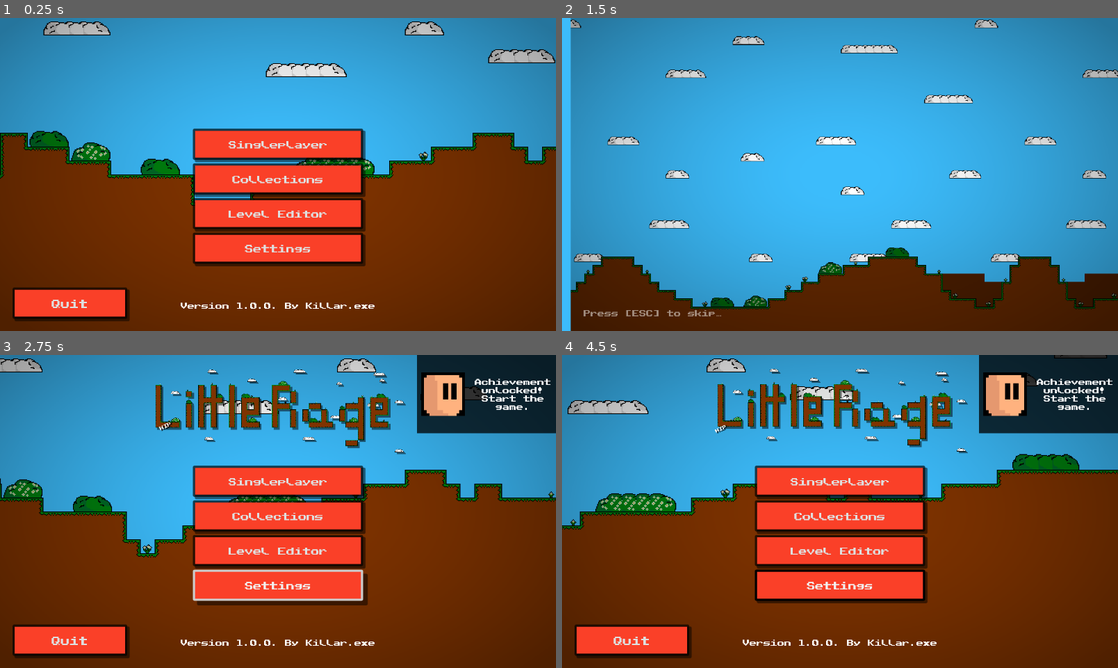
Above: before the commit, frames 1-4 (two rows, left to right).
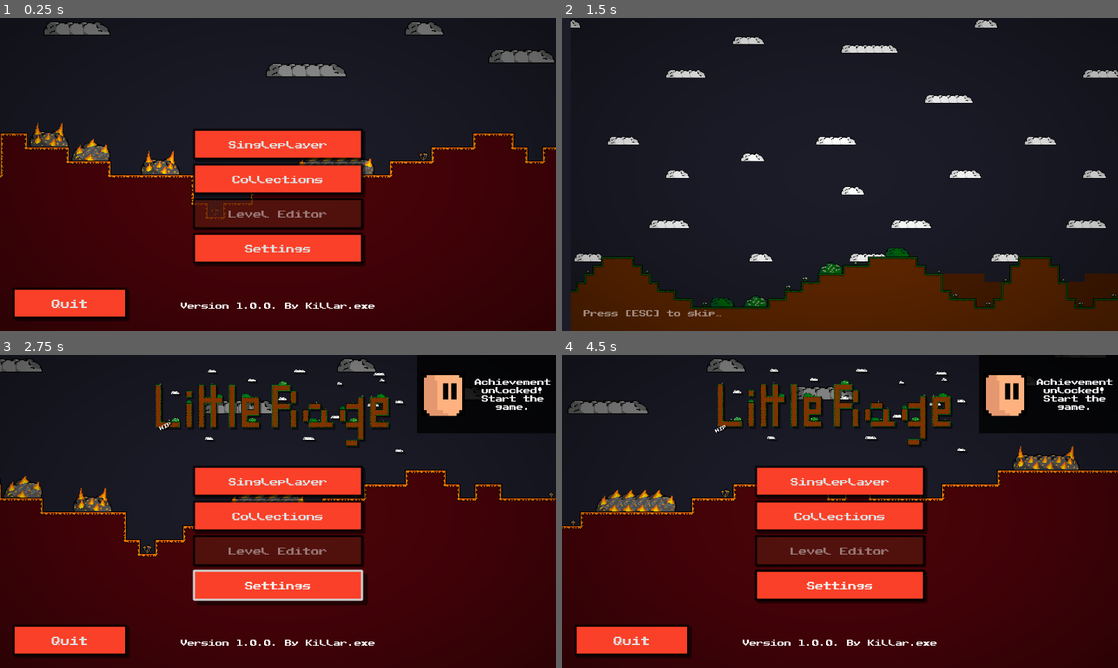
Above: after the commit, the same moments.

Repository: Killarexe/Little-Rage
Game: Godot game, scene res://scenes/uis/MainMenu.tscn
Two runs of this game, one before a commit and one after it. Both use one fixed random seed, a clock stepped at 60 frames per second and the inputs below.
Inputs (mouse positions are in pixels of both pictures, inside the frame that each line leads up to):
- Up to frame 1 (0.25 s): no input
- Up to frame 2 (1.5 s): click (840, 305) at 0.5 s; tap Enter at 1.25 s; move the mouse to (962, 158) at 1.27 s; press the mouse at (962, 158) at 1.28 s; hold Right (right) from 1.28 s (still down)
- Up to frame 3 (2.75 s): tap Space (jump) at 1.52 s; release Right (right) at 2 s; release the mouse at (400, 495) at 2 s; drag from (166, 527) to (250, 574) at 2.02 s
- Up to frame 4 (4.5 s): move the mouse to (895, 442) at 2.77 s; hold Left (left) 2.78-3.5 s; hold Right mouse button (right_click) 2.78-3.5 s; drag from (812, 574) to (673, 464) at 3.52 s; move the mouse to (1006, 558) at 4.27 s; hold Right (right) from 4.28 s (still down); hold Middle mouse button (middle_click) from 4.28 s (still down)

The runs differ from the first frame. In frame 1, 88% of the frame differs, in the area x 0-100%, y 0-100%; in frame 2, 80%; in frame 3, 84%; in frame 4, 83%.

Commit message:
Add level theme textures & random level themes on menus

Diff:
--- a/data/levels/level_7.tres
+++ b/data/levels/level_7.tres
@@ -8,7 +8,6 @@
 name = "Level 7"
 is_hidden = true
 description = "message.level.description.level_seven"
-mode = 0
 y_limit = 256
 scene = ExtResource("1_ho5fe")
 level_theme = 1
--- a/data/levels/level_9.tres
+++ b/data/levels/level_9.tres
@@ -8,8 +8,7 @@
 name = "Level 9"
 is_hidden = true
 description = "message.level.description.level_nine"
-mode = 0
 y_limit = 512
 scene = ExtResource("1_8xbfn")
-level_theme = 0
+level_theme = 1
 difficulty = 2
--- a/scenes/uis/MainMenu.tscn
+++ b/scenes/uis/MainMenu.tscn
@@ -389,6 +389,7 @@
 layout_mode = 2
 theme = ExtResource("1_fjp12")
 theme_override_font_sizes/font_size = 19
+disabled = true
 text = "button.level_editor"
 
 [node name="SettingsButton" type="Button" parent="CanvasLayer/VBoxContainer"]
--- a/scripts/level/Level.gd
+++ b/scripts/level/Level.gd
@@ -1,22 +1,36 @@
 extends ResourceElement
 class_name Level
 
-enum LevelTheme{
+enum LevelTheme {
 	PLAINS,
 	CAVES,
-	HEAVEN,
 	VOLCANO,
-	DESERT,
-	ICE_DESERT
+	MOUNTAINS
 }
 
-enum Difficulty{
+enum Difficulty {
 	BEGINER_FRIENDLY,
 	EASY,
 	NORMAL,
 	HARD,
 	EXTREME
 }
+
+const DIFFICULTY_STRS: Array[String] = [
+	"label.level.difficulty.beginer_friendly",
+	"label.level.difficulty.easy",
+	"label.level.difficulty.normal",
+	"label.level.difficulty.hard",
+	"label.level.difficulty.extreme"
+]
+
+const DIFFICULTY_COLORS: Array[Color] = [
+	Color.LIME_GREEN,
+	Color.SEA_GREEN,
+	Color.GREEN_YELLOW,
+	Color.ORANGE_RED,
+	Color.RED
+]
 
 const DEFAULT_NAME: String = "MyLevel"
 const DEFAULT_Y_LIMIT: int = 512
@@ -31,30 +45,24 @@
 @export var level_theme: LevelTheme = LevelTheme.PLAINS
 @export var difficulty: Difficulty = DEFAULT_DIFFICULTY
 
-static func difficulty_to_str(level_diffuculty: Difficulty) -> String:
-	match level_diffuculty:
-		Difficulty.BEGINER_FRIENDLY:
-			return "label.level.difficulty.beginer_friendly"
-		Difficulty.EASY:
-			return "label.level.difficulty.easy"
-		Difficulty.NORMAL:
-			return "label.level.difficulty.normal"
-		Difficulty.HARD:
-			return "label.level.difficulty.hard"
-		Difficulty.EXTREME:
-			return "label.level.difficulty.extreme"
+static func get_level_theme_color(level_theme: LevelTheme) -> Color:
+	match level_theme:
+		LevelTheme.PLAINS:
+			return Color.hex(0x3CBCFCFF)
+		LevelTheme.CAVES:
+			return Color.hex(0x1b1c28FF)
+		LevelTheme.VOLCANO:
+			return Color.hex(0x1b1c28FF)
+		LevelTheme.MOUNTAINS:
+			Color.hex(0x80cff7FF)
+	return Color.hex(0x3CBCFCFF)
+
+static func difficulty_to_str(level_difficulty: Difficulty) -> String:
+	if level_difficulty < DIFFICULTY_STRS.size():
+		return DIFFICULTY_STRS[level_difficulty]
 	return "label.unknown"
 
-static func difficulty_to_color(level_diffuculty: Level.Difficulty) -> Color:
-	match level_diffuculty:
-		Level.Difficulty.BEGINER_FRIENDLY:
-			return Color.LIME_GREEN
-		Level.Difficulty.EASY:
-			return Color.SEA_GREEN
-		Level.Difficulty.NORMAL:
-			return Color.GREEN_YELLOW
-		Level.Difficulty.HARD:
-			return Color.ORANGE_RED
-		Level.Difficulty.EXTREME:
-			return Color.RED
+static func difficulty_to_color(level_difficulty: Level.Difficulty) -> Color:
+	if level_difficulty < DIFFICULTY_COLORS.size():
+		return DIFFICULTY_COLORS[level_difficulty]
 	return Color.SEA_GREEN
--- a/scripts/level/LevelManager.gd
+++ b/scripts/level/LevelManager.gd
@@ -4,7 +4,9 @@
 const EXTERNAL_LEVELS_DIR: String = "user://levels"
 const TILEMAP_TEXTURES_DIR: String = "res://assets/textures/tilesets/"
 const TILEMAP_TEXTURES_MAP: Array = [
-	["plains", "plains_old", "plains_christmas", "plains"]
+	["plains", "plains_old", "plains_christmas", "plains"],
+	["caves", "caves", "caves", "caves"],
+	["volcano", "volcano", "volcano", "volcano"]
 ]
 
 var levels: Array[Level] = []
@@ -83,13 +85,6 @@
 		return load(file_path) as CompressedTexture2D
 	return load(TILEMAP_TEXTURES_DIR + "plains.png") as CompressedTexture2D
 
-func get_random_tilemap_texture() -> Texture2D:
-	var tilemaps: Array = TILEMAP_TEXTURES_MAP[randi_range(0, TILEMAP_TEXTURES_MAP.size() - 1)]
-	var file_path: String = TILEMAP_TEXTURES_DIR + tilemaps[0] + ".png"
-	if FileAccess.file_exists(file_path):
-		return load(file_path) as CompressedTexture2D
-	return load(TILEMAP_TEXTURES_DIR + "plains.png") as CompressedTexture2D
-
 func delete_level(level_id: String) -> bool:
 	print_rich("[b]Try Deleting '%s/%s.tres'[/b]" % [EXTERNAL_LEVELS_DIR, level_id])
 	var level_dir: DirAccess = DirAccess.open(EXTERNAL_LEVELS_DIR)
--- a/scripts/level/LevelPlayer.gd
+++ b/scripts/level/LevelPlayer.gd
@@ -17,11 +17,21 @@
 
 func _ready() -> void:
 	add_to_group("Level")
-	var tilemap_texture: Texture2D = LevelManager.get_tilemap_texture()
+	var level: Level = LevelManager.get_current_level()
+	if level != null:
+		set_level_theme(level.level_theme)
+	if mode == Mode.PLAY:
+		spawn_player()
+
+func set_random_level_theme() -> void:
+	set_level_theme(randi_range(0, LevelManager.TILEMAP_TEXTURES_MAP.size() - 1))
+
+func set_level_theme(level_theme: Level.LevelTheme) -> void:
+	var tilemaps: Array = LevelManager.TILEMAP_TEXTURES_MAP[level_theme]
+	var tilemap_texture: CompressedTexture2D = load(LevelManager.TILEMAP_TEXTURES_DIR + tilemaps[Game.current_event] + ".png")
 	ground.tile_set.get_source(1).texture = tilemap_texture
 	background.tile_set.get_source(1).texture = tilemap_texture
-	if mode == Mode.PLAY:
-		spawn_player()
+	RenderingServer.set_default_clear_color(Level.get_level_theme_color(level_theme))
 
 func finish_level(player: PlayerComponent) -> void:
 	var parent: Node = get_parent()
--- a/scripts/uis/SceneManager.gd
+++ b/scripts/uis/SceneManager.gd
@@ -7,6 +7,7 @@
 	texture_rect.mouse_filter = Control.MOUSE_FILTER_STOP
 	texture_rect.modulate = Color.WHITE
 	texture_rect.visible = true
+	texture_rect.color = RenderingServer.get_default_clear_color()
 
 func end() -> void:
 	texture_rect.mouse_filter = Control.MOUSE_FILTER_IGNORE
--- a/scripts/uis/main_menu/MainMenu.gd
+++ b/scripts/uis/main_menu/MainMenu.gd
@@ -11,9 +11,8 @@
 	var easter_title_screen: bool = Game.has_unlocked_unhiddens()
 	var animation: String = "start_menu"
 	var music: String = "title_screen"
-	var tilemap_texture: Texture2D = LevelManager.get_random_tilemap_texture()
-	level.ground.tile_set.get_source(1).texture = tilemap_texture
-	level.background.tile_set.get_source(1).texture = tilemap_texture
+
+	level.set_random_level_theme()
 
 	if Game.current_event == Game.Event.CHRISTMAS:
 		music = "title_screen_christmas_special"
@@ -21,8 +20,6 @@
 		music = "title_screen_halloween_special"
 	elif easter_title_screen:
 		music = "title_screen_easter"
-
-	if easter_title_screen:
 		logo.texture = load("res://assets/textures/ui/little_rage_logo_easter.png")
 		animation = "start_menu_easter"
 	MusicManager.play_music(music)
Not shown: 18 places in assets/style/default_theme.tres that only renumber resources
Binary file changed: assets/textures/tilesets/volcano.png
